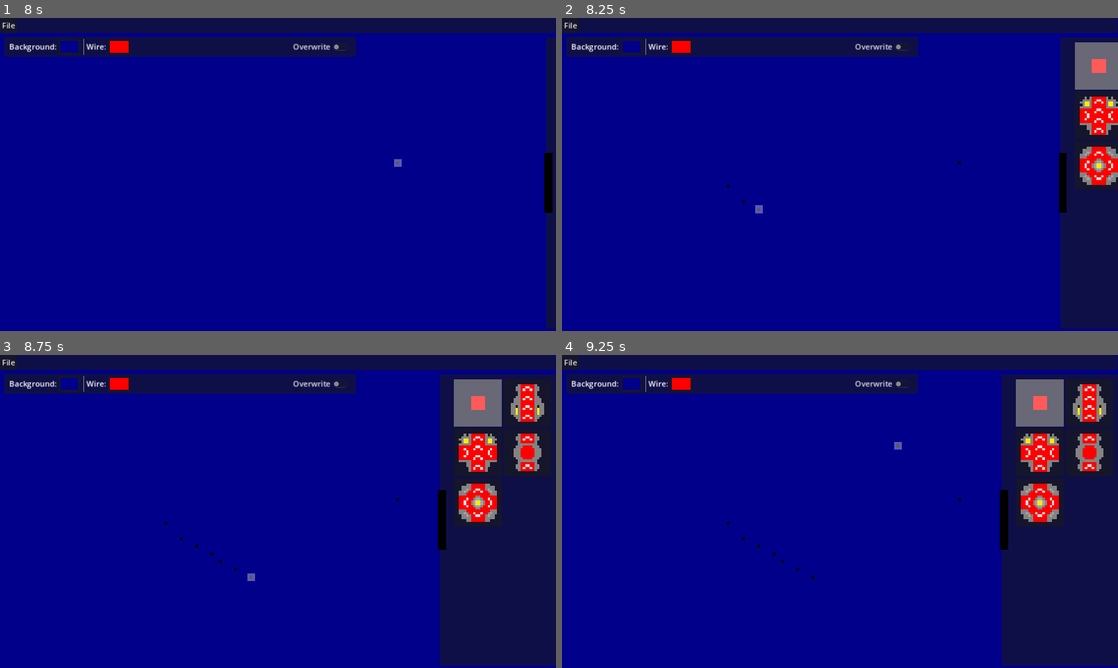
Above: before the commit, frames 1-4 (two rows, left to right).
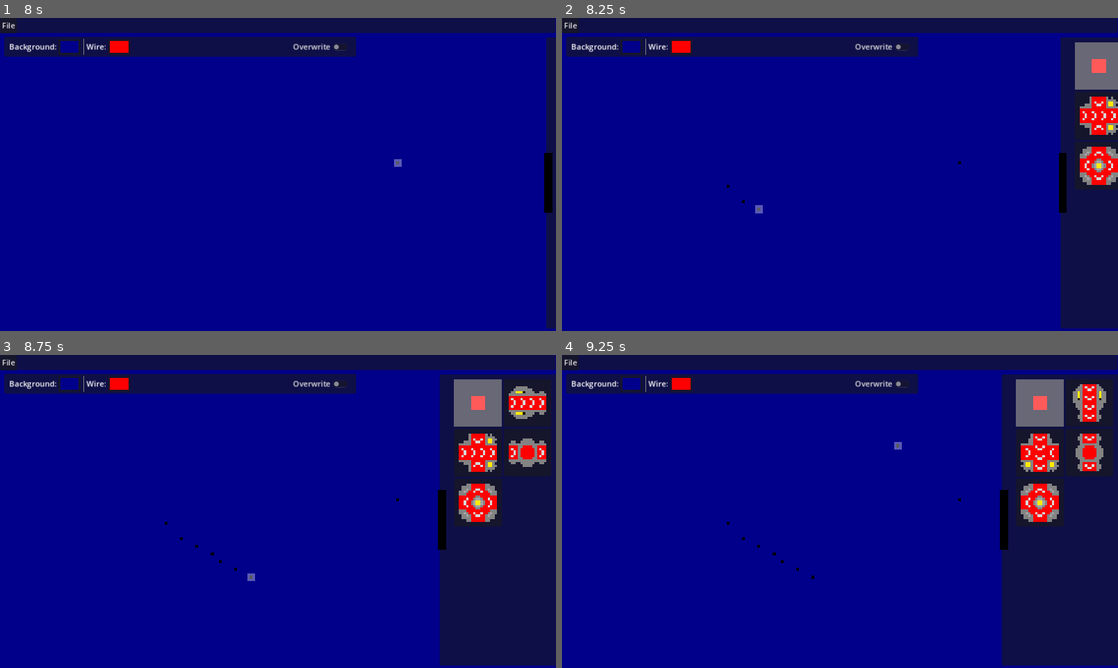
Above: after the commit, the same moments.

Repository: AsperTheDog/RedWire
Game: Godot game, scene res://scenes/main.tscn
The game is run twice, just before and just after one commit, with the same random seed, the same clock (stepped at 60 frames per second) and the same inputs.
Inputs (mouse positions are in pixels of both pictures, inside the frame that each line leads up to):
- Up to frame 1 (8 s): click (478, 64) at 0.52 s; click (439, 183) at 1.25 s; click "Overwrite" at 2 s; click (550, 183) at 2.75 s; click (478, 64) at 3.52 s; click "Overwrite" at 4.25 s; click (478, 64) at 5.02 s; click (439, 183) at 5.75 s; click "Overwrite" at 6.5 s; tap Enter at 7.25 s; move the mouse to (400, 158) at 7.27 s; press the mouse at (400, 158) at 7.28 s; tap R (rotate, bound only after the commit) at 7.55 s
- Up to frame 2 (8.25 s): release the mouse at (962, 158) at 8 s; tap Space (drawer) at 8 s; drag from (728, 190) to (812, 237) at 8.02 s
- Up to frame 3 (8.75 s): no input
- Up to frame 4 (9.25 s): move the mouse to (895, 442) at 8.77 s; press the mouse at (895, 442) at 8.78 s; tap R (rotate, bound only after the commit) at 9.05 s

Frame 1 is identical in both runs. In frame 2, 0.2% of the frame differs, in the area x 93-100%, y 25-38%; in frame 3, 1.2%, in the area x 82-99%, y 9-38%; in frame 4, 0.6%.

Commit message:
Finished implementing repeaters and added rotations

Diff:
--- a/GDProject/project.godot
+++ b/GDProject/project.godot
@@ -62,6 +62,11 @@
 "events": [Object(InputEventMouseButton,"resource_local_to_scene":false,"resource_name":"","device":-1,"window_id":0,"a …(258 unchanged characters)…
 ]
 }
+rotate={
+"deadzone": 0.5,
+"events": [Object(InputEventKey,"resource_local_to_scene":false,"resource_name":"","device":-1,"window_id":0,"alt_pressed":false,"shift_pressed":false,"ctrl_pressed":false,"meta_pressed":false,"pressed":false,"keycode":0,"physical_keycode":82,"key_label":0,"unicode":114,"echo":false,"script":null)
+]
+}
 
 [physics]
 
--- a/GDProject/scripts/Machines/repeater.gd
+++ b/GDProject/scripts/Machines/repeater.gd
@@ -10,6 +10,8 @@
 func _init(world: World, pos: Vector2i, rot: Dir):
 	super._init(world, pos, rot)
 	power = 0
+	world.requestUpdate(0, pos + dirVectors[rot], opposeDir[rot])
+	world.requestUpdate(0, pos - dirVectors[rot], rot)
 
 
 func isEqual(other: Machine) -> bool:
@@ -20,7 +22,7 @@
 	if not fromSelf and processing: return
 	if not processing:
 		var source = world.getPowerAt(pos - dirVectors[rot], rot)
-		if source == bufferPower: return
+		if (0 if source == 0 else 15) == bufferPower: return
 		bufferPower = 0 if source == 0 else 15
 		world.requestUpdate(1, pos, Machine.Dir.ANY)
 		world.updateTextures(World.Layer.REDSTONE2, pos)
@@ -33,6 +35,7 @@
 		power = bufferPower
 		processing = false
 		world.requestUpdate(0, pos + dirVectors[rot], opposeDir[rot])
+		world.requestUpdate(1, pos, Machine.Dir.ANY)
 		world.updateTextures(World.Layer.REDSTONE1, pos)
 
 
--- a/GDProject/scripts/SaveManager.gd
+++ b/GDProject/scripts/SaveManager.gd
@@ -3,6 +3,7 @@
 signal bgChanged(color: Color)
 signal wireChanged(color: Color)
 signal overwriteChanged(overwrite: bool)
+signal rotationChanged(rotation: Machine.Dir)
 
 var bgColor: Color = Color.DARK_BLUE:
 	set(value):
@@ -20,3 +21,7 @@
 		overwriteChanged.emit(value)
 
 var selectedMachine: World.MachineType = World.MachineType.WIRE
+var placingRotation: Machine.Dir = Machine.Dir.UP:
+	set(value):
+		placingRotation = value
+		rotationChanged.emit(value)
--- a/GDProject/scripts/UI.gd
+++ b/GDProject/scripts/UI.gd
@@ -18,6 +18,7 @@
 func _ready() -> void:
 	Save.wireChanged.connect(onWireColorChange)
 	Save.bgChanged.connect(onBGColorChange)
+	Save.rotationChanged.connect(onRotationChange)
 	for buttKey in gridButtons:
 		var butt = gridButtons[buttKey]
 		butt.mouse_entered.connect(func(): butt.get_node("../../hover").show())
@@ -68,3 +69,10 @@
 
 func onBGColorChange(color: Color):
 	$BackgroundLayer/ColorRect.color = color
+
+
+func onRotationChange(rot: Machine.Dir):
+	for butt in gridButtons:
+		for child in gridButtons[butt].get_node("../").get_children():
+			child.pivot_offset = child.size / 2
+			child.rotation = deg_to_rad(90 * rot)
--- a/GDProject/scripts/World.gd
+++ b/GDProject/scripts/World.gd
@@ -68,7 +68,6 @@
 }
 var pendingActions: Array[UpdateAction] = []
 
-var placingRotation: Machine.Dir = Machine.Dir.UP
 var dragging: bool = false
 
 
@@ -83,6 +82,8 @@
 	if Input.is_action_just_pressed("interact"):
 		if not isTileEmpty(lastMousePos):
 			world[lastMousePos].interact()
+	if Input.is_action_just_pressed("rotate"):
+		Save.placingRotation = (Save.placingRotation + 1) % Machine.Dir.ANY
 
 
 func _physics_process(delta: float) -> void:
@@ -191,7 +192,7 @@
 	var tilePos: Vector2i = lastMousePos
 	if not isTileEmpty(tilePos) and not Save.doOverwrite:
 		return
-	placeMachine(Save.selectedMachine, tilePos, placingRotation)
+	placeMachine(Save.selectedMachine, tilePos, Save.placingRotation)
 
 
 var lastMousePos: Vector2i = Vector2i.ZERO
